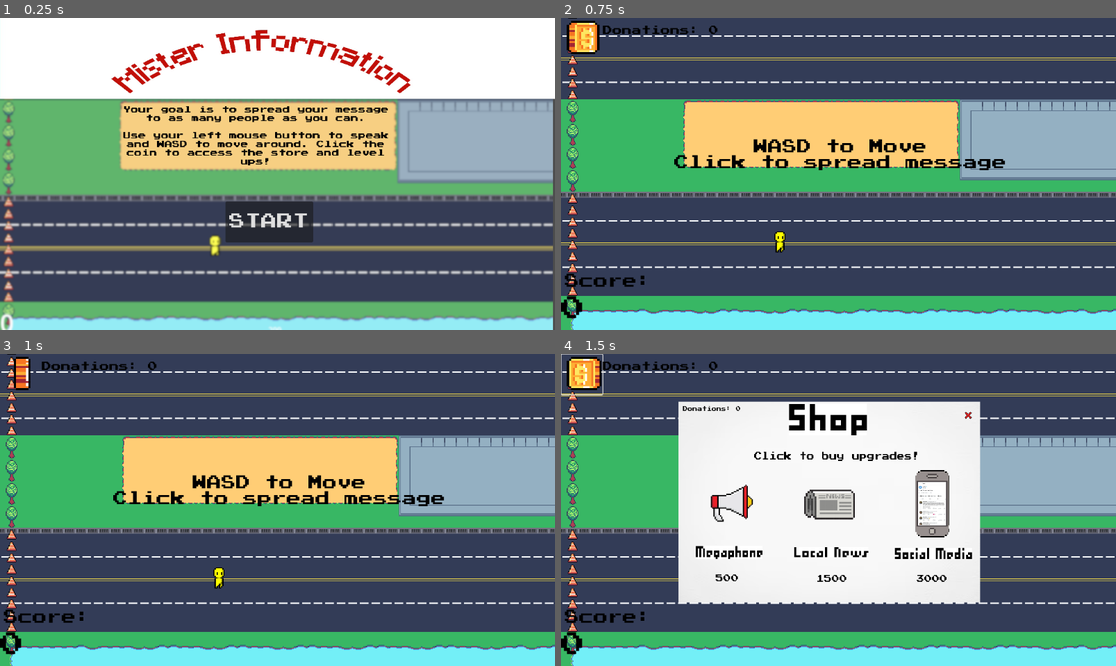
Above: before the commit, frames 1-4 (two rows, left to right).
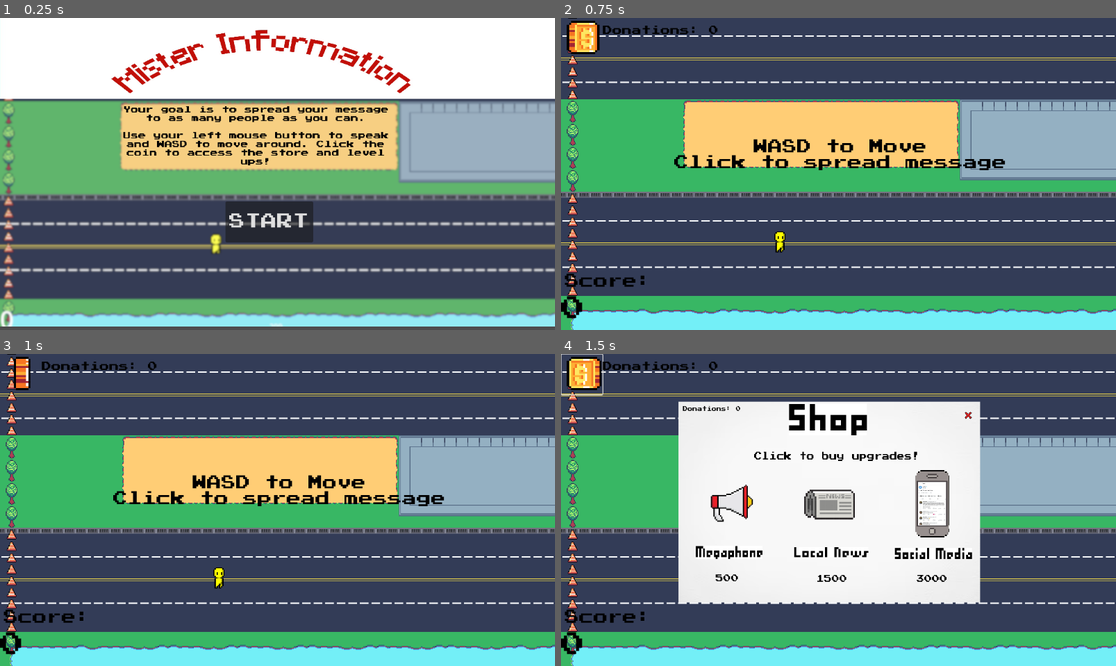
Above: after the commit, the same moments.

Repository: eliseokeefe/GameDevFinal
Game: Godot game, scene res://start.tscn
The game is run twice, just before and just after one commit, with the same random seed, the same clock (stepped at 60 frames per second) and the same inputs. Sound files missing from this copy of the repository are replaced by a short silence.
Inputs (mouse positions are in pixels of both pictures, inside the frame that each line leads up to):
- Up to frame 1 (0.25 s): no input
- Up to frame 2 (0.75 s): click "START" at 0.5 s
- Up to frame 3 (1 s): no input
- Up to frame 4 (1.5 s): click (583, 375) at 1.25 s

The runs differ from the first frame. In frame 1, 12% of the frame differs, in the area x 0-100%, y 25-100%; in frame 2, nothing differs; in frame 3, nothing differs; in frame 4, nothing differs.

Commit message:
added scaling to popup scenes

Diff:
--- a/Start.gd
+++ b/Start.gd
@@ -1,5 +1,12 @@
 extends Control
+
+func _on_ready():
+	var viewportWidth = get_viewport().size.x
+	var viewportHeight = get_viewport().size.y
+
+	var screen_scale = viewportWidth / $"Screenshot2024-06-06At4_39_24 pm".texture.get_size().x
+	$"Screenshot2024-06-06At4_39_24 pm".set_position(Vector2(viewportWidth/2, viewportHeight/2))
+	$"Screenshot2024-06-06At4_39_24 pm".set_scale(Vector2(screen_scale, screen_scale))
 
 func _on_button_pressed():
 	get_tree().change_scene_to_file("res://main.tscn")
-	pass # Replace with function body.
--- a/end.gd
+++ b/end.gd
@@ -5,6 +5,13 @@
 #@onready var score_label := $ScoreLabel
 
 func _ready():
+	var viewportWidth = get_viewport().size.x
+	var viewportHeight = get_viewport().size.y
+
+	var screen_scale = viewportWidth / $background.texture.get_size().x
+	$background.set_position(Vector2(viewportWidth/2, viewportHeight/2))
+	$background.set_scale(Vector2(screen_scale, screen_scale))
+
 	$Button.visible = false
 	$change1.text = str(ScoreManager.get_first_score()/100)
 	$change2.text = str(ScoreManager.get_second_score()/100)
@@ -12,6 +19,5 @@
 	$Button.visible = true
 
 
-
 func _on_button_pressed():
 	get_tree().change_scene_to_file("res://start.tscn")
--- a/in_game_hud.tscn
+++ b/in_game_hud.tscn
@@ -93,6 +93,16 @@
 theme_override_font_sizes/font_size = 50
 text = "0"
 
+[node name="ScoreText" type="Label" parent="ScoreLabel"]
+offset_left = 8.0
+offset_top = -47.0
+offset_right = 188.0
+offset_bottom = -17.0
+theme_override_colors/font_color = Color(0, 0, 0, 1)
+theme_override_fonts/font = ExtResource("2_sbn5i")
+theme_override_font_sizes/font_size = 30
+text = "Score:"
+
 [node name="TimerLabel" type="Label" parent="."]
 anchors_preset = 7
 anchor_left = 0.5
@@ -135,16 +145,6 @@
 theme_override_font_sizes/font_size = 20
 text = "Donations: 0"
 
-[node name="ScoreText" type="Label" parent="."]
-offset_left = 8.0
-offset_top = 532.0
-offset_right = 56.0
-offset_bottom = 555.0
-theme_override_colors/font_color = Color(0, 0, 0, 1)
-theme_override_fonts/font = ExtResource("2_sbn5i")
-theme_override_font_sizes/font_size = 30
-text = "Score:"
-
 [connection signal="timeUp" from="." to="." method="_on_time_up"]
 [connection signal="timeout" from="Timer" to="." method="_on_timer_timeout"]
 [connection signal="pressed" from="ShopButton" to="." method="_on_shop_button_pressed"]
--- a/popup.gd
+++ b/popup.gd
@@ -7,6 +7,12 @@
 
 
 func _on_ready():
+	var viewportWidth = get_viewport().size.x
+	var viewportHeight = get_viewport().size.y
+
+	var screen_scale = viewportWidth / $"Screenshot2024-06-06At4_39_24 pm".texture.get_size().x
+	$"Screenshot2024-06-06At4_39_24 pm".set_position(Vector2(viewportWidth/2, viewportHeight/2))
+	$"Screenshot2024-06-06At4_39_24 pm".set_scale(Vector2(screen_scale, screen_scale))
 	if (ScoreManager.score == 1):
 		$Label.text = "Congratulations on convincing " + str(ScoreManager.score) + " person!
 		You now learn your information was incorrect and you need to alert all the people you convinced. Can you revert their opinions?"
--- a/project.godot
+++ b/project.godot
@@ -19,10 +19,6 @@
 
 ScoreManager="*res://ScoreManager.gd"
 Global="*res://Global.gd"
-
-[display]
-
-window/size/resizable=false
 
 [input]
 
--- a/start.tscn
+++ b/start.tscn
@@ -66,4 +66,5 @@
 scale = Vector2(0.392911, 0.301845)
 texture = ExtResource("4_3fclb")
 
+[connection signal="ready" from="." to="." method="_on_ready"]
 [connection signal="pressed" from="Button" to="." method="_on_button_pressed"]
Not shown, changed: export_presets.cfg
Not shown: 1 places in main.tscn that only renumber resources
Not shown: 1 places in start.tscn that only renumber resources
